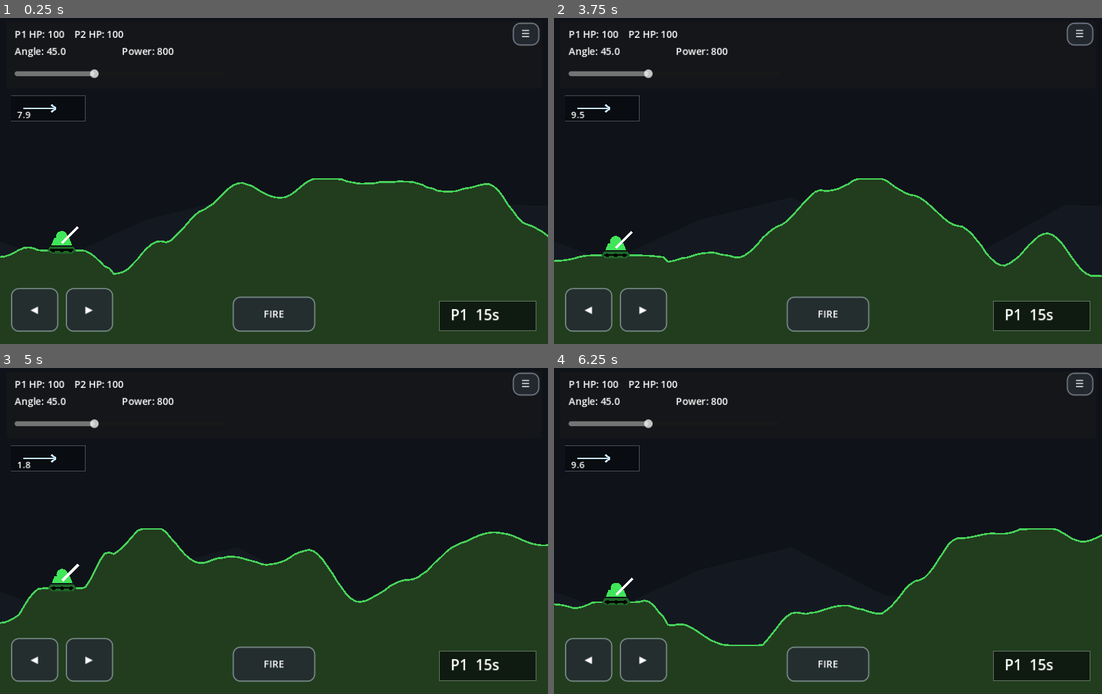
Above: before the commit, frames 1-4 (two rows, left to right).
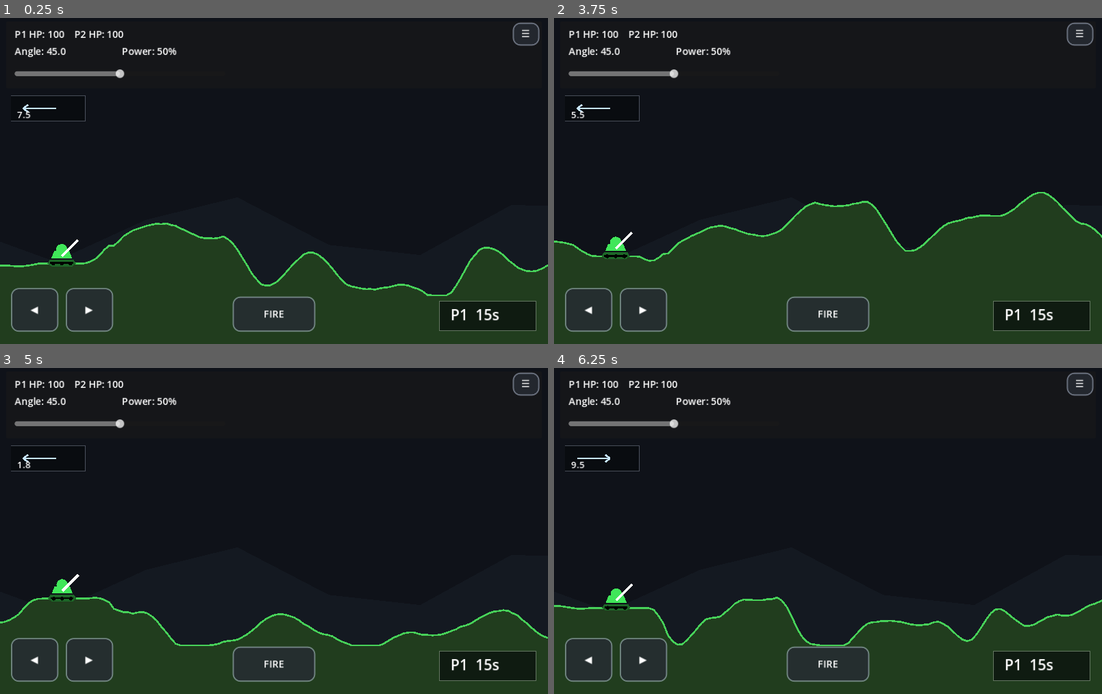
Above: after the commit, the same moments.

Repository: nwrowe/tilt-tanks
Game: Godot game, scene res://scenes/Main.tscn
The game is run twice, just before and just after one commit, with the same random seed, the same clock (stepped at 60 frames per second) and the same inputs.
Inputs:
- Up to frame 1 (0.25 s): no input
- Up to frame 2 (3.75 s): click "☰" at 0.5 s; click "◀" at 1.25 s; click "▶" at 2 s; click "FIRE" at 2.75 s; click "Rematch" at 3.5 s
- Up to frame 3 (5 s): tap Enter (ui_accept) at 4.25, 4.52 s; hold Right from 4.28 s (still down); hold R from 4.28 s (still down)
- Up to frame 4 (6.25 s): release Right at 5.03 s; release R at 5.03 s; hold Down 5.03-5.78 s; tap Space at 5.1 s; tap Enter (ui_accept) at 5.27, 5.75 s; hold Right from 5.78 s (still down); hold R from 5.78 s (still down)

The runs differ from the first frame. In frame 1, 18% of the frame differs, in the area x 0-100%, y 9-86%; in frame 2, 7.9%; in frame 3, 19%; in frame 4, 13%.

Commit message:
Use stable terrain with percent power display

Diff:
--- a/scenes/Main.tscn
+++ b/scenes/Main.tscn
@@ -1,6 +1,6 @@
 [gd_scene load_steps=2 format=3 uid="uid://tilttanksmain"]
 
-[ext_resource type="Script" path="res://scripts/Main.gd" id="1_main"]
+[ext_resource type="Script" path="res://scripts/MainStablePowerPercent.gd" id="1_main"]
 
 [node name="Main" type="Node2D"]
 script = ExtResource("1_main")
@@ -40,17 +40,17 @@
 offset_top = 38.0
 offset_right = 360.0
 offset_bottom = 62.0
-text = "Power: 800"
+text = "Power: 50 percent"
 
 [node name="PowerSlider" type="HSlider" parent="UI/Panel"]
 offset_left = 14.0
 offset_top = 72.0
 offset_right = 360.0
 offset_bottom = 100.0
-min_value = 500.0
-max_value = 1300.0
-step = 10.0
-value = 800.0
+min_value = 0.0
+max_value = 100.0
+step = 1.0
+value = 50.0
 
 [node name="FireButton" type="Button" parent="UI/Panel"]
 offset_left = 380.0
